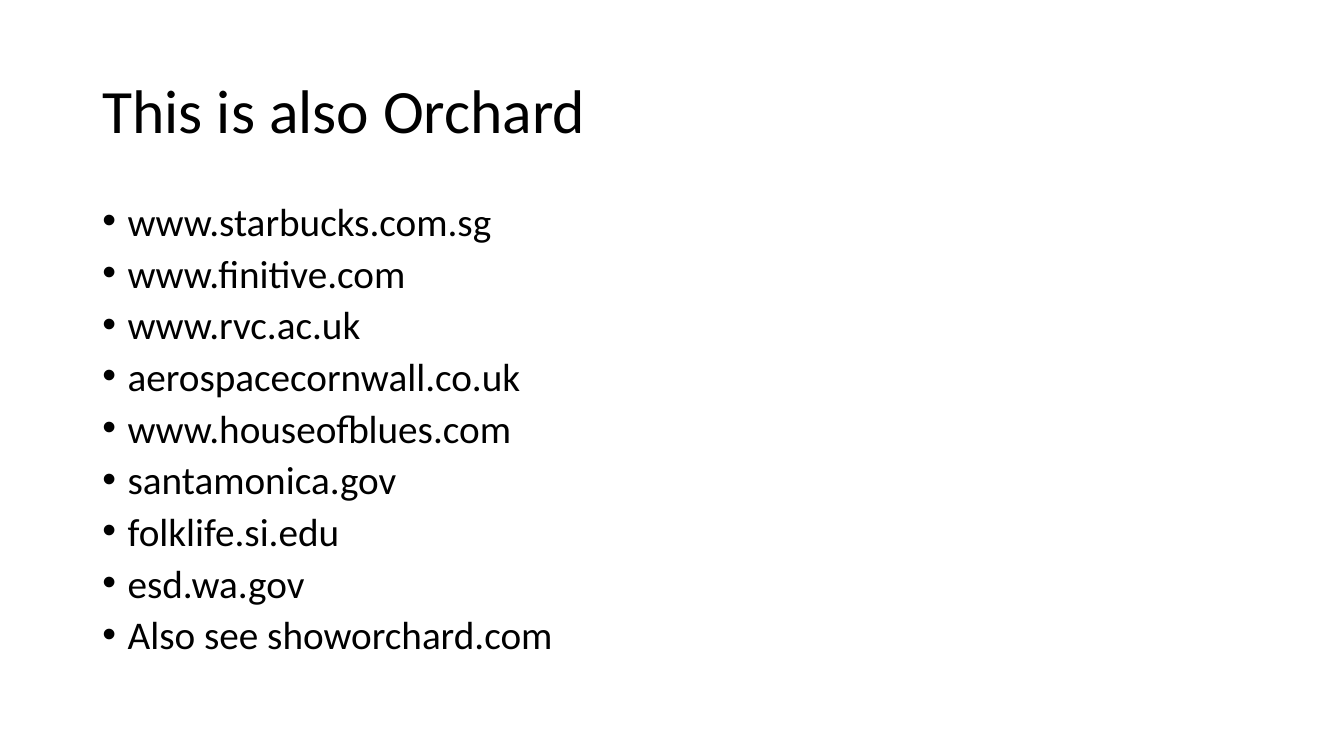
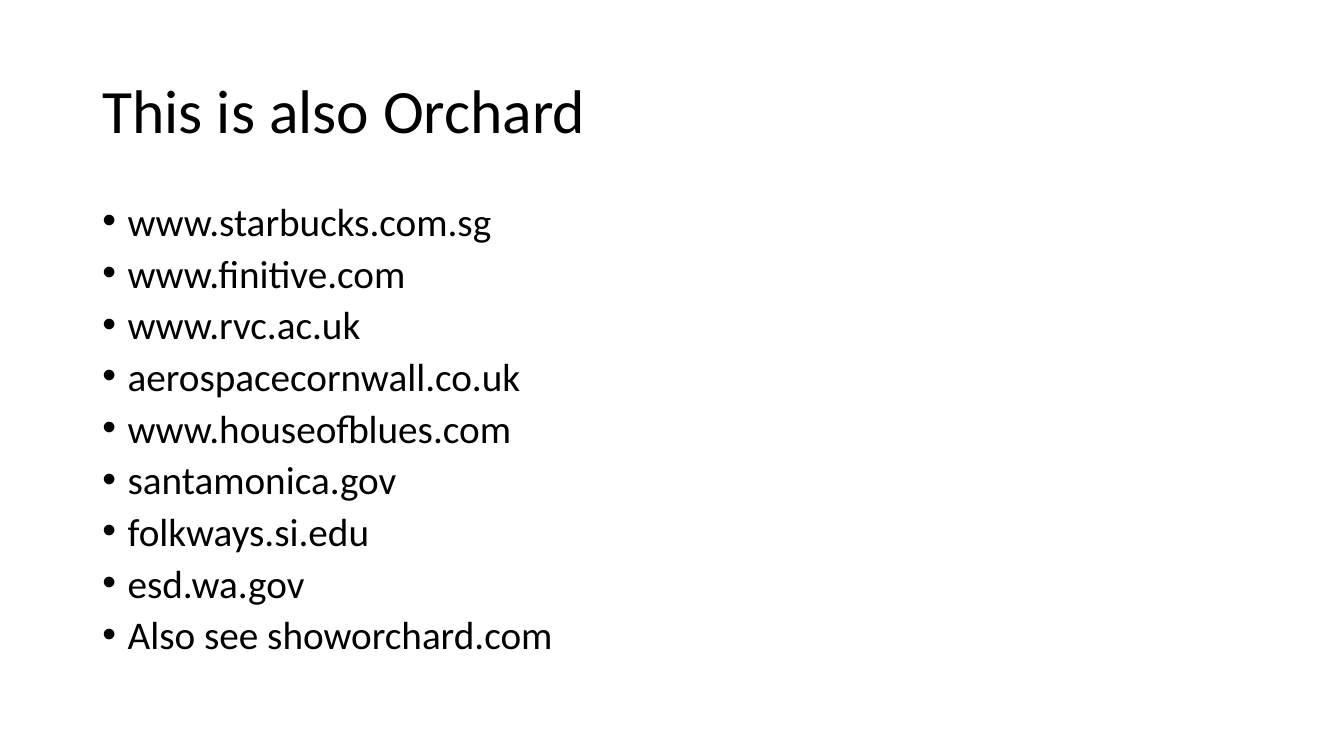
Before and after one commit to Lombiq/Orchard-Ambassadors-Toolbox, a slide deck: slide 10 of IntroductoryTalkTemplate/Orchard Core CMS introductory talk.pptx. Drawn at 1344x756 pixels with LibreOffice and Linux fonts; fonts in the diff are those of the drawing. Boxes give left, top, right and bottom in pixels: in the first picture for what was removed or moved away, otherwise in the second. Text is boxed around its words. In the diff, an @@ line names an element or a change of style, - is before the commit and + after.

```diff
--- a/IntroductoryTalkTemplate/Orchard Core CMS introductory talk.pptx
+++ b/IntroductoryTalkTemplate/Orchard Core CMS introductory talk.pptx
@@ text at (128, 518, 369, 553): text changed @@
-• folklife.si.edu
+• folkways.si.edu
```
Also in this commit, not shown: 2 other slides changed.
